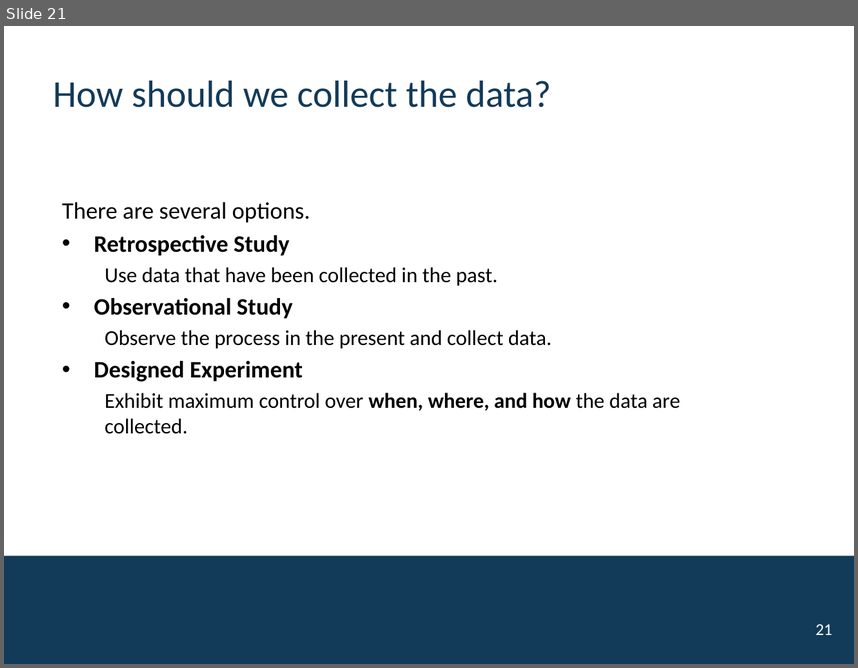
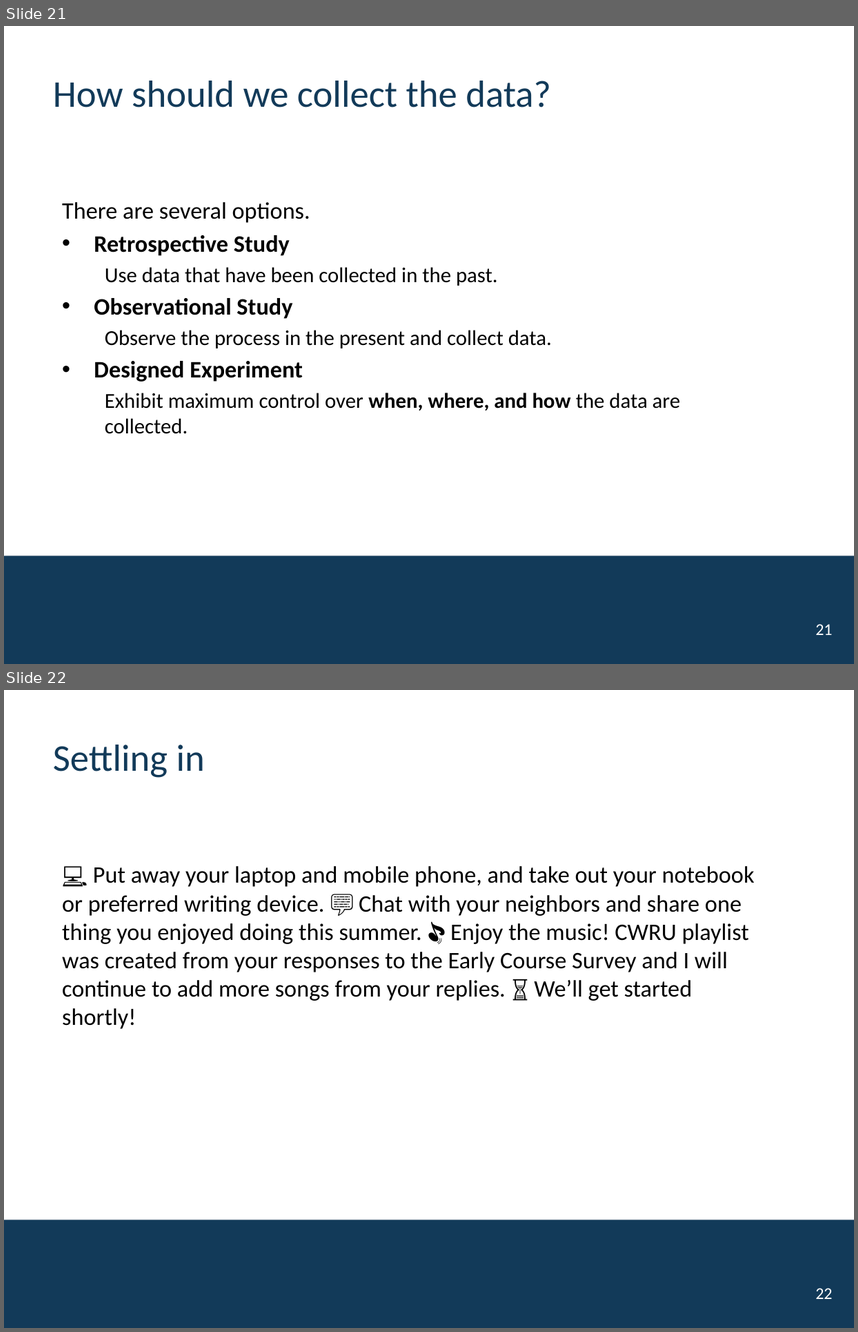
Before and after one commit to mutasim221B/CWRU-STAT-312-Fall-26, a slide deck: docs/activities/Unit-01-02A-Intro-Descriptive.pptx. Shown one above the other, each under a label of ours: slide 21 before the commit, slides 21 and 22 after it. The pictures are 858x668 and 858x1332 pixels, drawn with LibreOffice and Linux fonts; fonts in the diff are those of the drawing; background and template pictures are left out. Boxes give left, top, right and bottom in pixels: in the first picture for what was removed or moved away, otherwise in the second. Text is boxed around its words. In the diff, an @@ line names an element or a change of style, - is before the commit and + after.

```diff
--- a/docs/activities/Unit-01-02A-Intro-Descriptive.pptx
+++ b/docs/activities/Unit-01-02A-Intro-Descriptive.pptx
@@ slide 22 added at <box>4,690,854,1328</box>, background #FFFFFF; not listed: 1 template element that a slide beside it also shows @@
@@ title added at <box>53,745,205,778</box>, 32 pt, text #123A59 @@
+Settling in
@@ text added at <box>62,866,755,1029</box>, 20 pt, text #000000 @@
+💻 Put away your laptop and mobile phone, and take out your notebook or preferred writing device. 💬 Chat with your neighbors and share one thing you enjoyed doing this summer. 🎵 Enjoy the music! CWRU playlist was created from your responses to the Early Course Survey and I will continue to add more songs from your replies. ⏳ We’ll get started shortly!
@@ page number added at <box>815,1288,832,1299</box>, 14 pt, text #FFFFFF @@
+22
```
Also in this commit, not shown: 8 other files.
